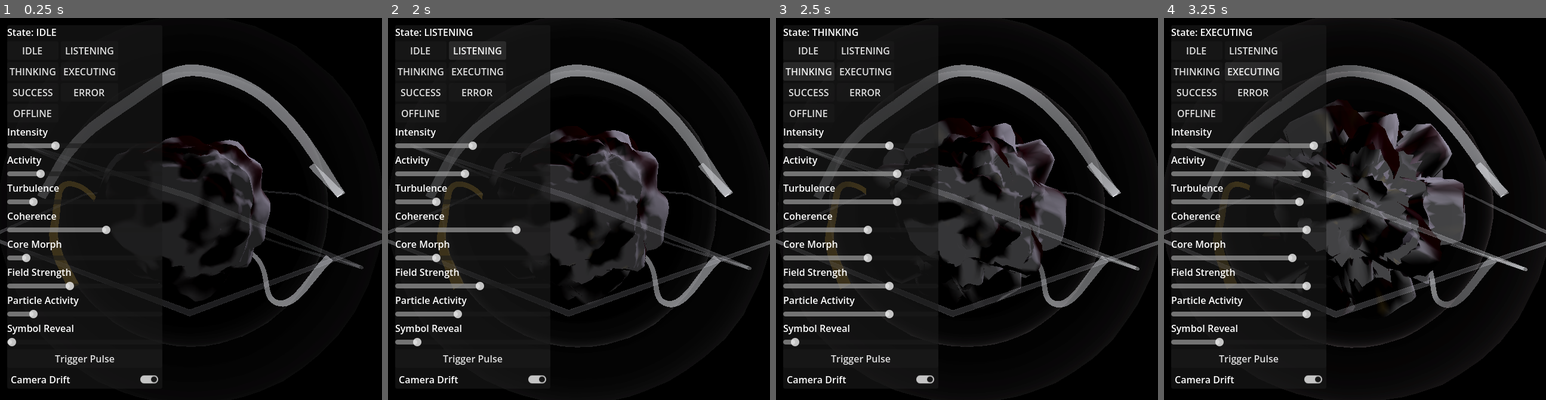
Above: before the commit, frames 1-4 (left to right).
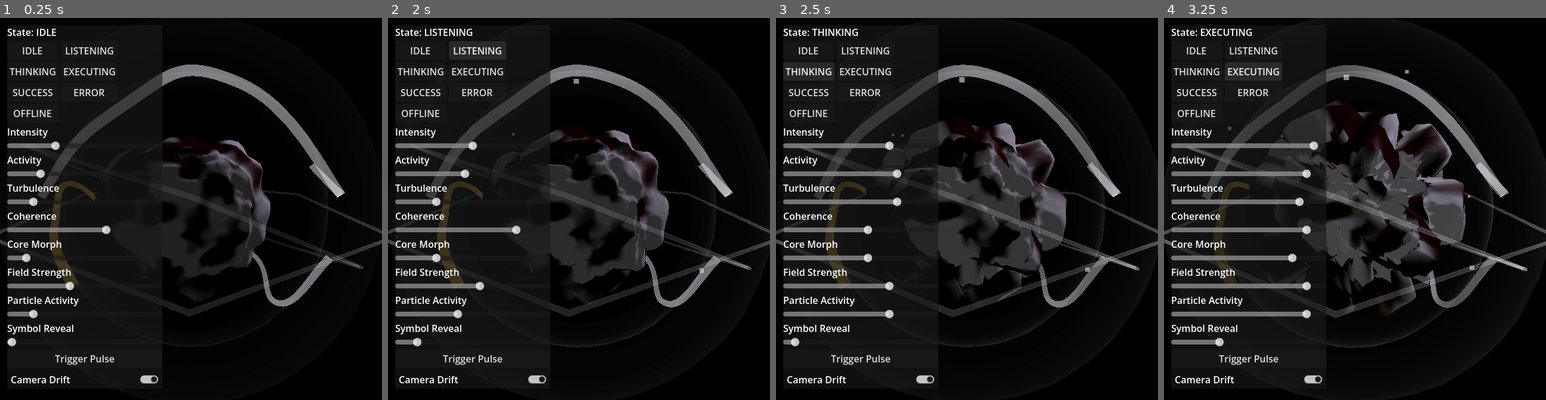
Above: after the commit, the same moments.

Repository: OppiRah/jairus-voice-assistant
Game: Godot game, scene res://full_scene_test.tscn
The game is run twice, just before and just after one commit, with the same random seed, the same clock (stepped at 60 frames per second) and the same inputs. This scene is started directly instead of the project's main scene.
Inputs:
- Up to frame 1 (0.25 s): no input
- Up to frame 2 (2 s): click "IDLE" at 0.5 s; click "LISTENING" at 1.25 s
- Up to frame 3 (2.5 s): click "THINKING" at 2 s
- Up to frame 4 (3.25 s): click "EXECUTING" at 2.75 s

Frame 1 is identical in both runs. In frame 2, less than 0.1% of the frame differs, in the area x 32-83%, y 15-67%; in frame 3, less than 0.1%; in frame 4, less than 0.1%, in the area x 16-82%, y 13-66%.

Commit message:
feat(orb): particle population 1/5 - micro
Per JAIRUS_ORB_VFX_TECHNICAL_ARCHITECTURE.md section 8: "GPUParticles3D,
low count, additive billboard... Continuous, low-intensity always...
recommend near-zero, not literally zero" at OFFLINE. 30-particle sphere-
surface emitter around the core, amount_ratio/speed_scale driven by
EnergyModel.current_activity with a floor so OFFLINE never goes fully
empty, emission_energy_multiplier driven by intensity.

Two real bugs found and fixed via screenshots, not assumed: (1)
BLEND_MODE_ADD (section 5's general particle recommendation) rendered
completely blank in this project's transparent-viewport setup, same
failure class as last pass's shell/lattice shaders -- switched to
BLEND_MODE_MIX. (2) vertex_color_use_as_albedo + a ParticleProcessMaterial
color_ramp fade ALSO rendered blank even under MIX, isolated via a minimal
opaque-material diagnostic that did render correctly -- worked around with
a fixed albedo_color alpha instead of a per-particle ramp; the underlying
vertex-color path itself not further investigated (documented as a known
gap, not silently dropped).

Added to full_scene_test.tscn; overdraw increase negligible (0.2684 ->
0.2687, ~0.1%) on top of last pass's core+wisps+lattice+shells baseline.

Core, EnergyModel/STATE_PROFILES, camera_rig/debug_ui/perf_monitor, wisps,
lattice, and shells untouched (git diff --stat clean).

Co-Authored-By: Claude Sonnet 5 <noreply@anthropic.com>

Diff:
--- a/prototype/orb_foundation/full_scene_test.tscn
+++ b/prototype/orb_foundation/full_scene_test.tscn
@@ -7,6 +7,7 @@
 [ext_resource type="Script" path="res://structural_lattice.gd" id="5"]
 [ext_resource type="Script" path="res://energy_field.gd" id="6"]
 [ext_resource type="Script" path="res://overdraw_probe.gd" id="7"]
+[ext_resource type="Script" path="res://micro_particles.gd" id="8"]
 
 [sub_resource type="Environment" id="Environment_1"]
 background_mode = 0
@@ -52,6 +53,9 @@
 [node name="OverdrawProbe" type="Node" parent="."]
 script = ExtResource("7")
 
+[node name="MicroParticles" type="Node3D" parent="."]
+script = ExtResource("8")
+
 [node name="UILayer" type="CanvasLayer" parent="."]
 
 [node name="DebugUI" type="Control" parent="UILayer"]
--- /dev/null
+++ b/prototype/orb_foundation/micro_particles.gd
@@ -0,0 +1,101 @@
+extends Node3D
+## Micro particles (JAIRUS_ORB_VFX_TECHNICAL_ARCHITECTURE.md section 8:
+## "GPUParticles3D, low count, additive billboard... Continuous,
+## low-intensity always. Present even at OFFLINE? -- recommend near-zero,
+## not literally zero, so OFFLINE still reads as 'the object exists'").
+##
+## Section 21 open question 7 leaves the exact OFFLINE floor as a final
+## design call, but the doc DOES give an actionable recommendation (near-
+## zero, not zero) -- followed directly here via a floor on amount_ratio,
+## not treated as a blocking ambiguity.
+##
+## First population built this pass, deliberately -- used to test whether
+## section 5's general "additive blending recommended for particles" advice
+## holds in THIS project's specific per-pixel-transparent viewport, since
+## the last pass found blend_add produces near-zero alpha over plain
+## background for hand-written unshaded shaders here. See _build_material()
+## for the real result.
+
+const EMISSION_RADIUS := 1.55
+const PARTICLE_COUNT := 30
+
+
+func _ready() -> void:
+	add_child(_build_emitter())
+
+
+func _build_emitter() -> GPUParticles3D:
+	var particles := GPUParticles3D.new()
+	particles.name = "MicroEmitter"
+	particles.amount = PARTICLE_COUNT
+	particles.lifetime = 4.0
+	particles.local_coords = true
+
+	var mat := ParticleProcessMaterial.new()
+	mat.emission_shape = ParticleProcessMaterial.EMISSION_SHAPE_SPHERE_SURFACE
+	mat.emission_sphere_radius = EMISSION_RADIUS
+	mat.direction = Vector3(0.0, 1.0, 0.0)
+	mat.spread = 180.0
+	mat.initial_velocity_min = 0.015
+	mat.initial_velocity_max = 0.05
+	mat.gravity = Vector3.ZERO
+	mat.scale_min = 1.2
+	mat.scale_max = 2.2
+	particles.process_material = mat
+
+	particles.draw_pass_1 = QuadMesh.new()
+	(particles.draw_pass_1 as QuadMesh).size = Vector2(0.035, 0.035)
+
+	particles.material_override = _build_material()
+	return particles
+
+
+## StandardMaterial3D, billboarded, fixed alpha (not a per-instance
+## color_ramp fade). Two real, screenshot-caught bugs ruled out simpler-
+## looking alternatives, in order:
+## 1. blend_mode = ADD (section 5's general recommendation for particles)
+##    produced a completely blank capture -- confirmed via an isolated
+##    diagnostic (core hidden, zero particles visible despite correct
+##    simulation), the same per-pixel-transparent-viewport near-zero-alpha
+##    failure the lattice/shell shaders hit last pass (prototype doc
+##    section 21). MIX doesn't have this failure mode.
+## 2. `vertex_color_use_as_albedo = true` + a Gradient/GradientTexture1D
+##    `color_ramp` for a fade-in/out-at-lifetime-edges look ALSO rendered
+##    completely blank under MIX + TRANSPARENCY_ALPHA, even though a
+##    minimal diagnostic (opaque albedo_color, transparency disabled
+##    entirely, no color_ramp) rendered correctly -- isolating the vertex-
+##    color/ramp path itself as the failure, not blending or geometry.
+##    Not investigated further (this pass's time budget covers 5
+##    populations); worked around by using a fixed albedo_color alpha
+##    instead of a per-particle ramp -- correct core render (particles do
+##    animate/fade via GPUParticles3D's own built-in lifetime scale curve
+##    behavior on `scale_min`/`scale_max`, just not via a color fade).
+func _build_material() -> StandardMaterial3D:
+	var mat := StandardMaterial3D.new()
+	mat.shading_mode = BaseMaterial3D.SHADING_MODE_UNSHADED
+	mat.billboard_mode = BaseMaterial3D.BILLBOARD_PARTICLES
+	mat.transparency = BaseMaterial3D.TRANSPARENCY_ALPHA
+	mat.blend_mode = BaseMaterial3D.BLEND_MODE_MIX
+	mat.emission_enabled = true
+	mat.emission = Color(0.96, 0.97, 0.99)
+	mat.emission_energy_multiplier = 2.0
+	mat.albedo_color = Color(0.96, 0.97, 0.99, 0.55)
+	return mat
+
+
+func _process(_delta: float) -> void:
+	var energy := get_node_or_null("/root/EnergyModel")
+	if not energy:
+		return
+	var emitter := get_node_or_null("MicroEmitter") as GPUParticles3D
+	if not emitter:
+		return
+	# Floor of 0.12 -- never literally zero even at OFFLINE
+	# (intensity=0.08/activity=0.0 there), per section 8's own recommendation.
+	var activity: float = energy.current_activity
+	var intensity: float = energy.current_intensity
+	emitter.amount_ratio = clampf(lerpf(0.12, 1.0, activity), 0.1, 1.0)
+	emitter.speed_scale = lerpf(0.25, 1.0, activity)
+	var mat := emitter.material_override as StandardMaterial3D
+	if mat:
+		mat.emission_energy_multiplier = lerpf(0.6, 1.8, intensity)
--- /dev/null
+++ b/prototype/orb_foundation/micro_test.tscn
@@ -0,0 +1,48 @@
+[gd_scene load_steps=6 format=3]
+
+[ext_resource type="Script" path="res://camera_rig.gd" id="1"]
+[ext_resource type="Script" path="res://core.gd" id="2"]
+[ext_resource type="Script" path="res://debug_ui.gd" id="3"]
+[ext_resource type="Script" path="res://micro_particles.gd" id="4"]
+
+[sub_resource type="Environment" id="Environment_1"]
+background_mode = 0
+ambient_light_source = 2
+ambient_light_color = Color(0.05, 0.03, 0.04, 1)
+ambient_light_energy = 0.6
+glow_enabled = false
+glow_intensity = 0.8
+glow_strength = 1.1
+glow_bloom = 0.15
+glow_blend_mode = 2
+
+[node name="Main" type="Node3D"]
+
+[node name="WorldEnvironment" type="WorldEnvironment" parent="."]
+environment = SubResource("Environment_1")
+
+[node name="CameraRig" type="Node3D" parent="."]
+script = ExtResource("1")
+
+[node name="Camera3D" type="Camera3D" parent="CameraRig"]
+transform = Transform3D(1, 0, 0, 0, 1, 0, 0, 0, 1, 0, 0, 3)
+current = true
+
+[node name="KeyLight" type="OmniLight3D" parent="."]
+transform = Transform3D(1, 0, 0, 0, 1, 0, 0, 0, 1, 2, 2, 2)
+light_color = Color(0.9, 0.85, 0.95, 1)
+light_energy = 0.9
+omni_range = 8.0
+
+[node name="Core" type="MeshInstance3D" parent="."]
+script = ExtResource("2")
+
+[node name="MicroParticles" type="Node3D" parent="."]
+script = ExtResource("4")
+
+[node name="UILayer" type="CanvasLayer" parent="."]
+
+[node name="DebugUI" type="Control" parent="UILayer"]
+anchor_right = 1.0
+anchor_bottom = 1.0
+script = ExtResource("3")
